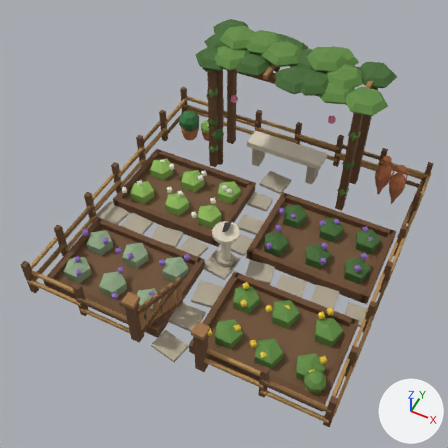
Before and after pictures for a commit that changed the FBX model Assets/Content/Models/Kraeutergarten.fbx.
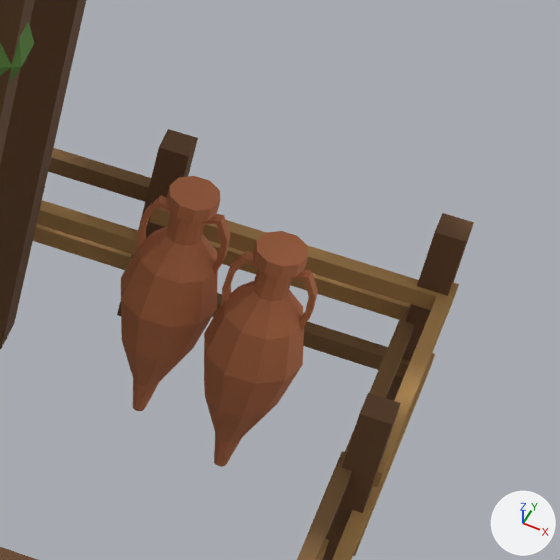
Old and new are each drawn whole from a camera (50 mm lens) standing at (0.986, -2.206, 2.823) and looking at (-0.015, -0.202, 0.318) and again close up on the part from 79% to 100% of the width and 28% to 49% of the height. Every picture has the same lights, and +X, +Y and +Z are marked at lower right. The first two pictures are the older version. Where no turn or scale is listed for an object, it has been applied to the vertices. Vertices at exactly the same position are counted once.

In view in the first close-up: 'Kraeutergarten_0'.
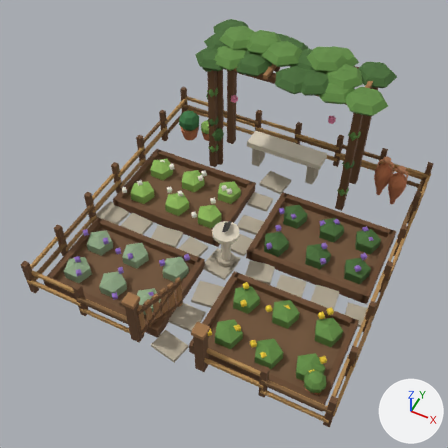
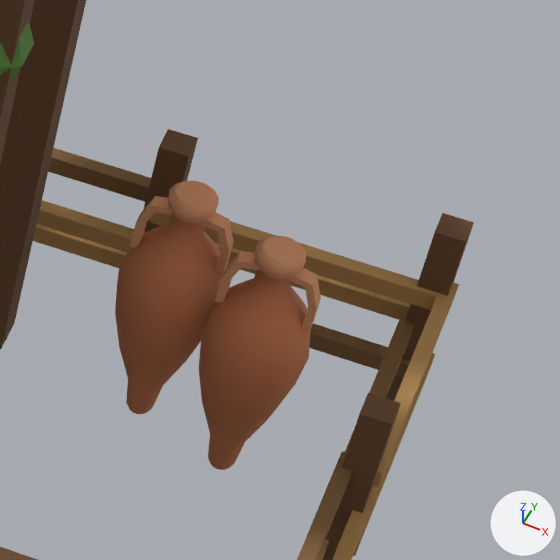
Changed parts and their boxes [x1, y1, x2, y2] in the close-ups (560 x 560 px):
part 1 of me_kraeutergarten_0, built on: before [121, 176, 318, 467]; after [115, 181, 320, 470]
part 2 of me_kraeutergarten_0, recoloured: before [143, 196, 318, 298]; after [136, 196, 321, 308]

What the commit changed:
Material 'TerrakottaHell' (mat_terrakottahell) is new.
Its base color is (0.674, 0.296, 0.147) (orange #d6946b).
Its roughness is 0.85.
me_kraeutergarten_0 is used by ob_kraeutergarten_0; location (0.0, 0.0, 0.0).
me_kraeutergarten_0 had 3174 vertices, 3104 faces and spanned x -0.88..0.88, y -0.91..0.9, z 0.0..0.94.
me_kraeutergarten_0 now has 3342 vertices, 3254 faces and spans x -0.88..0.88, y -0.91..0.9, z 0.0..0.94.
me_kraeutergarten_0 part 1: 85 vertices moved from x 0.57..0.77, y 0.63..0.77, z 0.0..0.28 to x 0.57..0.77, y 0.63..0.77, z 0.0..0.27; 56 vertices removed from x 0.58..0.76, y 0.66..0.74, z 0.04..0.3; 224 vertices added at x 0.57..0.77, y 0.63..0.77, z 0.0..0.3.
me_kraeutergarten_0 part 2: 56 faces spanning x 0.57..0.77, y 0.66..0.74, z 0.25..0.3 switch from mat_terrakotta (orange #c2754c) to mat_terrakottahell (orange #d6946b).
